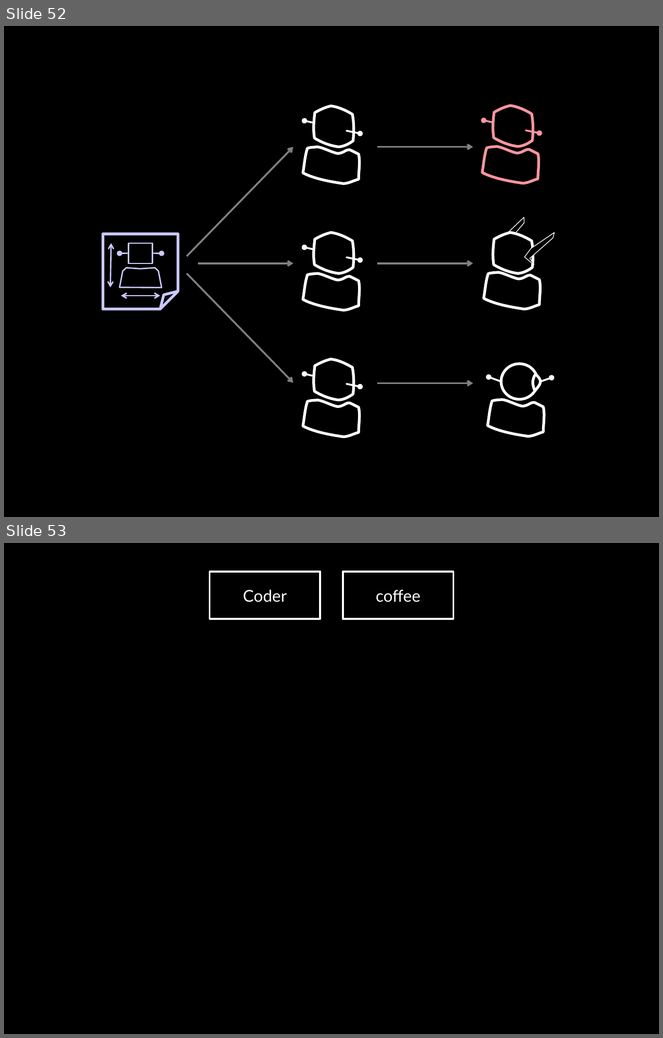
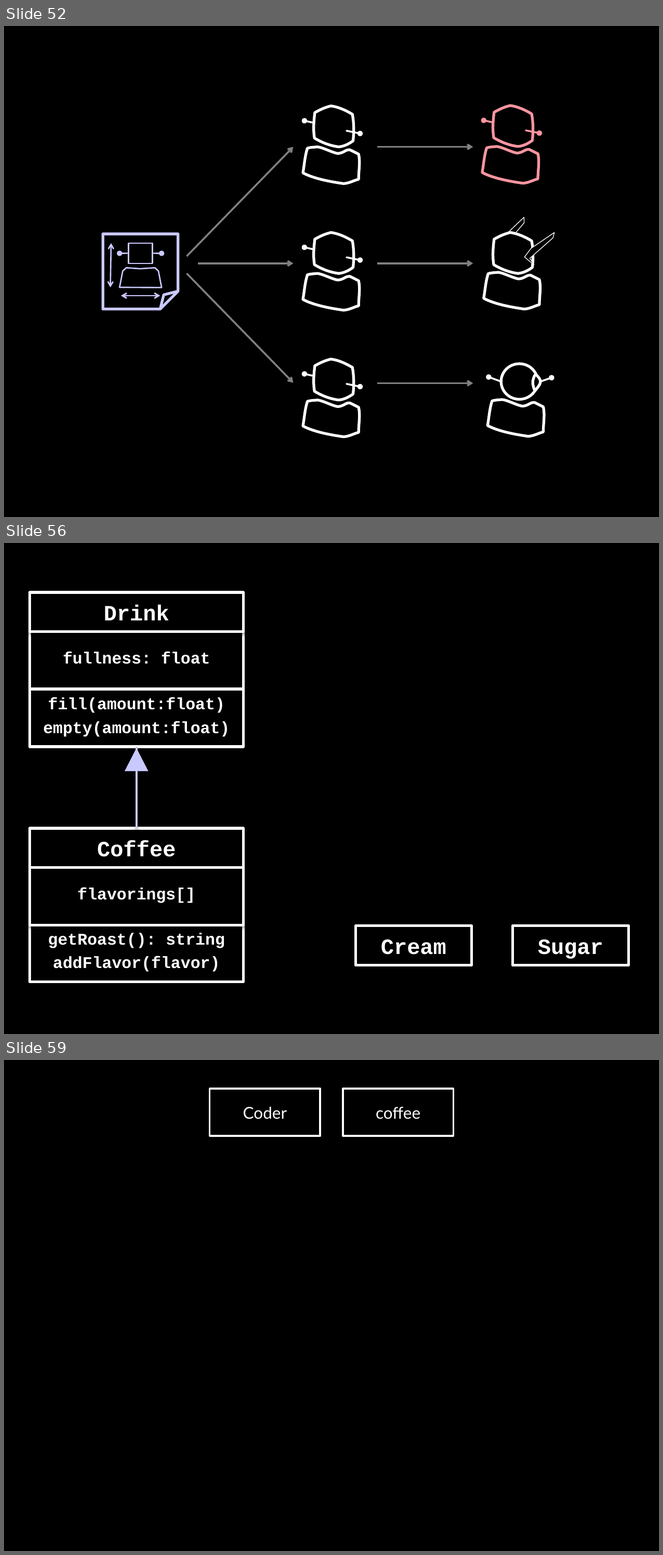
Before and after one commit to socketwench/OOPforObjectHaters, a slide deck: src/OOPforObjectHaters.pptx. Shown one above the other, each under a label of ours: slides 52 and 53 before the commit, slides 52, 56 and 59 after it; the slides between them are not shown. The pictures are 663x1038 and 663x1555 pixels, drawn with LibreOffice and Linux fonts; fonts in the diff are those of the drawing. Boxes give left, top, right and bottom in pixels: in the first picture for what was removed or moved away, otherwise in the second. Text is boxed around its words. In the diff, an @@ line names an element or a change of style, - is before the commit and + after.

```diff
--- a/src/OOPforObjectHaters.pptx
+++ b/src/OOPforObjectHaters.pptx
@@ slide 56 added at <box>4,543,659,1034</box>, background #000000 @@
@@ rectangle added at <box>29,592,243,631</box>, fill #000000, outline #FFFFFF 3 pt, 24 pt, text #FFFFFF, bold @@
+Drink
@@ rectangle added at <box>29,631,243,689</box>, fill #000000, outline #FFFFFF 3 pt, 18 pt, text #FFFFFF, bold @@
+fullness: float
@@ rectangle added at <box>29,689,243,747</box>, fill #000000, outline #FFFFFF 3 pt, 18 pt, text #FFFFFF, bold @@
+fill(amount:float)
+empty(amount:float)
@@ triangle added at <box>125,748,148,771</box>, fill #CAC9FF @@
@@ line added from (137, 828) to (137, 747), #CAC9FF 2 pt @@
@@ rectangle added at <box>29,828,243,868</box>, fill #000000, outline #FFFFFF 3 pt, 24 pt, text #FFFFFF, bold @@
+Coffee
@@ rectangle added at <box>29,868,243,926</box>, fill #000000, outline #FFFFFF 3 pt, 18 pt, text #FFFFFF, bold @@
+flavorings[]
@@ rectangle added at <box>29,925,243,982</box>, fill #000000, outline #FFFFFF 3 pt, 18 pt, text #FFFFFF, bold @@
+getRoast(): string
+addFlavor(flavor)
@@ rectangle added at <box>356,926,472,966</box>, fill #000000, outline #FFFFFF 3 pt, 24 pt, text #FFFFFF, bold @@
+Cream
@@ rectangle added at <box>513,926,629,966</box>, fill #000000, outline #FFFFFF 3 pt, 24 pt, text #FFFFFF, bold @@
+Sugar
@@ what was slide 53 is now slide 59 @@
```
Also in this commit, not shown: 7 other slides added, 6 other files.
